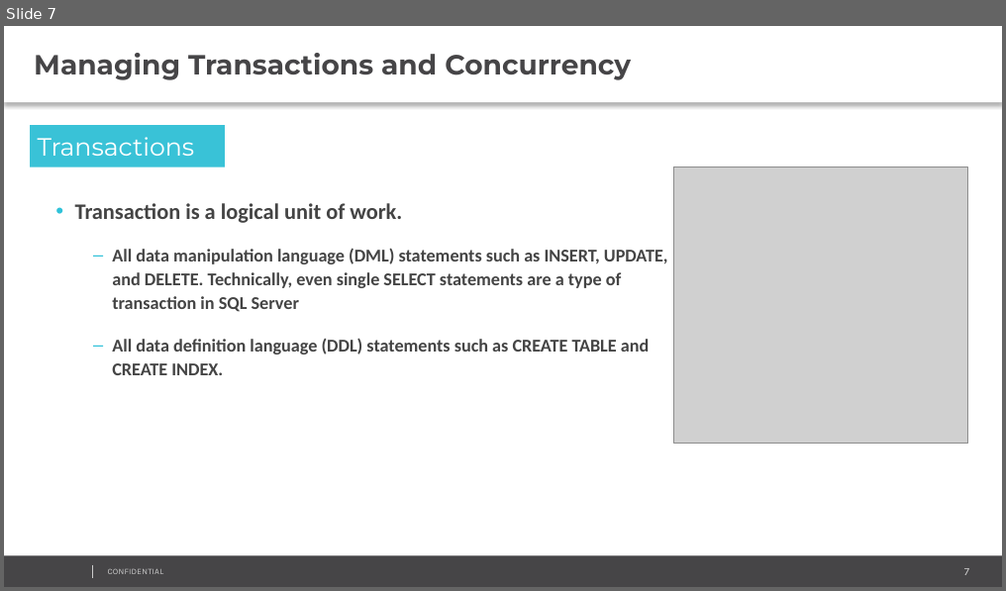
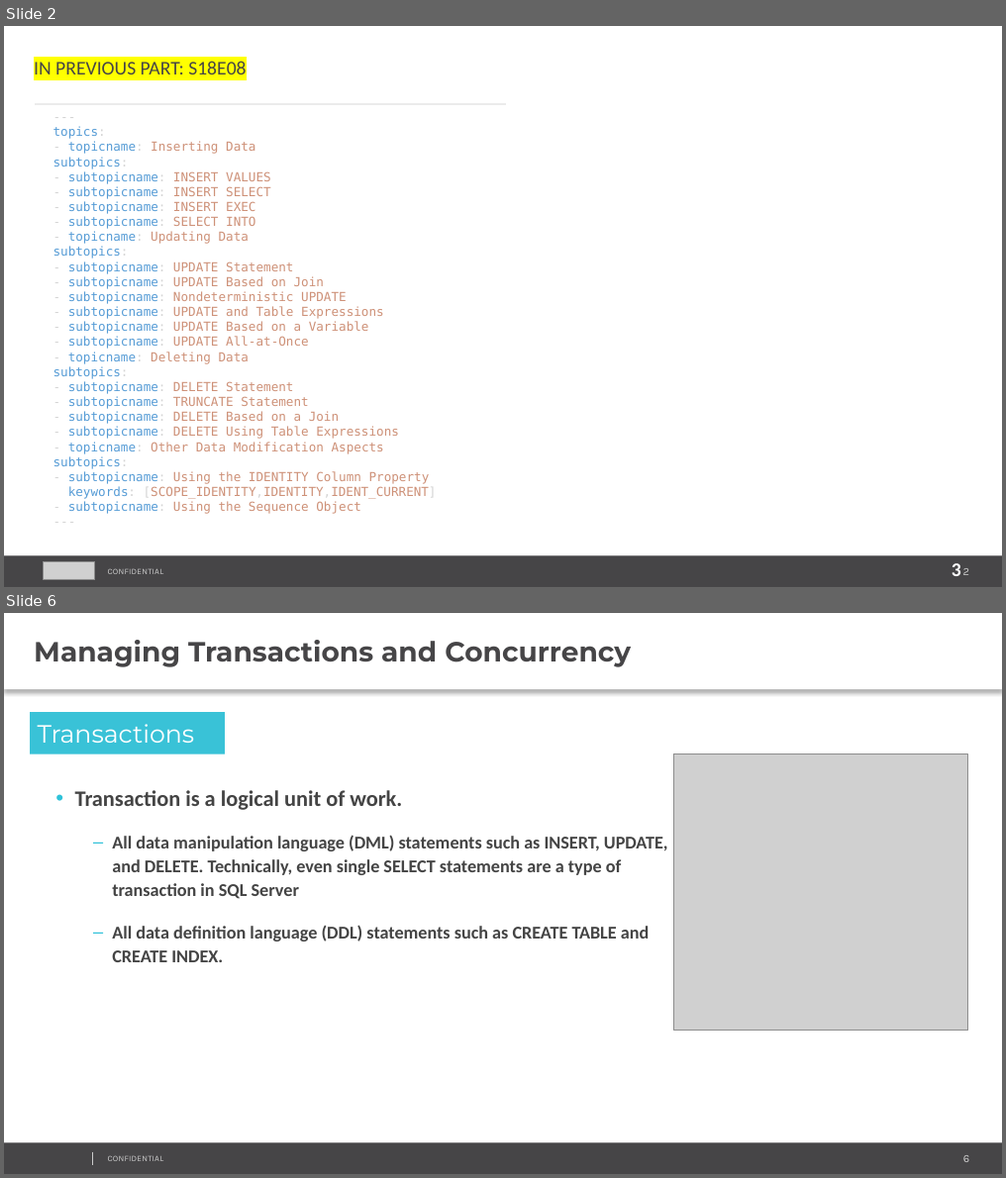
Before and after one commit to AndreyQC/MSBI.Lab, a slide deck: MSBI.Lecture.09/MSBI.Dev.S19E09.pptx. Shown one above the other, each under a label of ours: slide 7 before the commit, slides 2 and 6 after it; the slides between them are not shown. The pictures are 1006x591 and 1006x1178 pixels, drawn with LibreOffice and Linux fonts; fonts in the diff are those of the drawing; grey boxes stand for pictures; background and template pictures are left out. Boxes give left, top, right and bottom in pixels: in the first picture for what was removed or moved away, otherwise in the second. Text is boxed around its words. In the diff, an @@ line names an element or a change of style, - is before the commit and + after.

```diff
--- a/MSBI.Lecture.09/MSBI.Dev.S19E09.pptx
+++ b/MSBI.Lecture.09/MSBI.Dev.S19E09.pptx
@@ slide 2 added at <box>4,26,1002,587</box>, background #FFFFFF; not listed: 4 template elements that a slide beside it also shows @@
@@ text added at <box>34,61,246,75</box>, 14 pt, text #464547 @@
+IN PREVIOUS PART: S18E08
@@ line added from (34, 104) to (506, 104), #EBEBEB 1.5 pt @@
@@ text added at <box>54,126,437,514</box>, 9 pt, text #CE9178 @@
+---
+topics:
+- topicname: Inserting Data
+subtopics:
+- subtopicname: INSERT VALUES
+- subtopicname: INSERT SELECT
+- subtopicname: INSERT EXEC
+- subtopicname: SELECT INTO
+- topicname: Updating Data
+subtopics:
+- subtopicname: UPDATE Statement
+- subtopicname: UPDATE Based on Join
+- subtopicname: Nondeterministic UPDATE
+- subtopicname: UPDATE and Table Expressions
+- subtopicname: UPDATE Based on a Variable
+- subtopicname: UPDATE All-at-Once
+- topicname: Deleting Data
+subtopics:
+- subtopicname: DELETE Statement
+- subtopicname: TRUNCATE Statement
+- subtopicname: DELETE Based on a Join
+- subtopicname: DELETE Using Table Expressions
+- topicname: Other Data Modification Aspects
+subtopics:
+- subtopicname: Using the IDENTITY Column Property
+keywords: [SCOPE_IDENTITY,IDENTITY,IDENT_CURRENT]
+- subtopicname: Using the Sequence Object
+---
@@ picture added at <box>43,562,94,579</box> @@
@@ text added at <box>951,564,961,576</box>, 14 pt, text #FFFFFF, bold @@
+3
@@ what was slide 7 is now slide 6 @@
@@ page number at <box>963,1156,969,1162</box>: text changed @@
-7
+6
```
Also in this commit, not shown: 9 slides changed, 5 other slides added, 4 slides removed, 20 other files.
